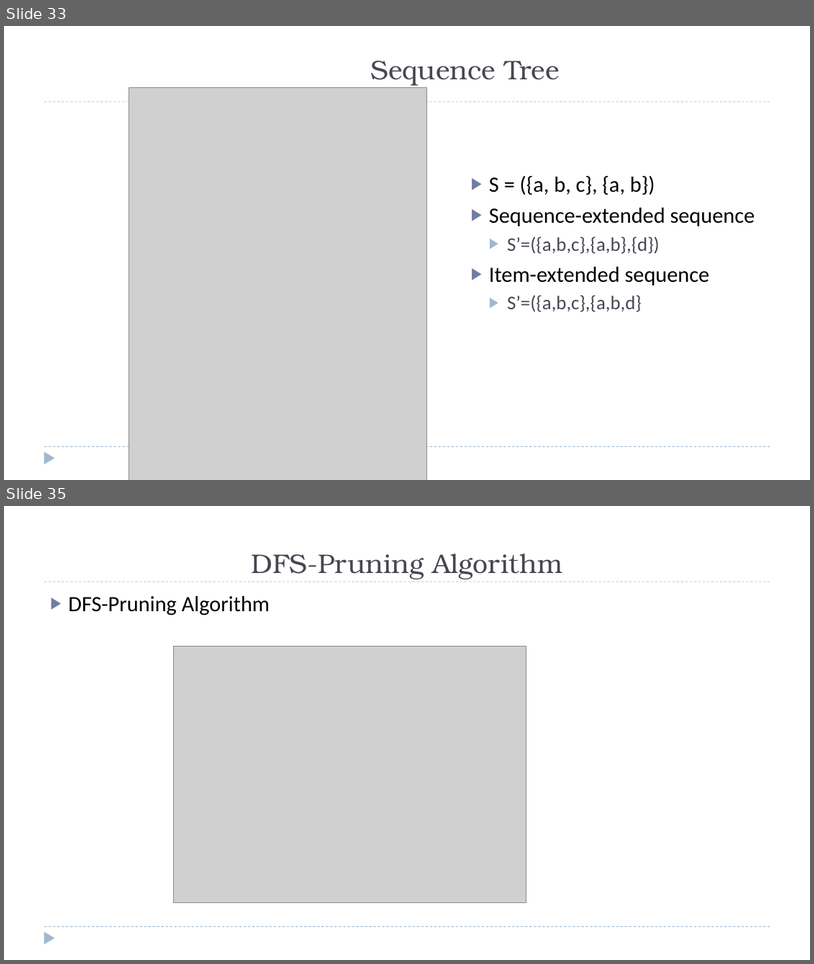
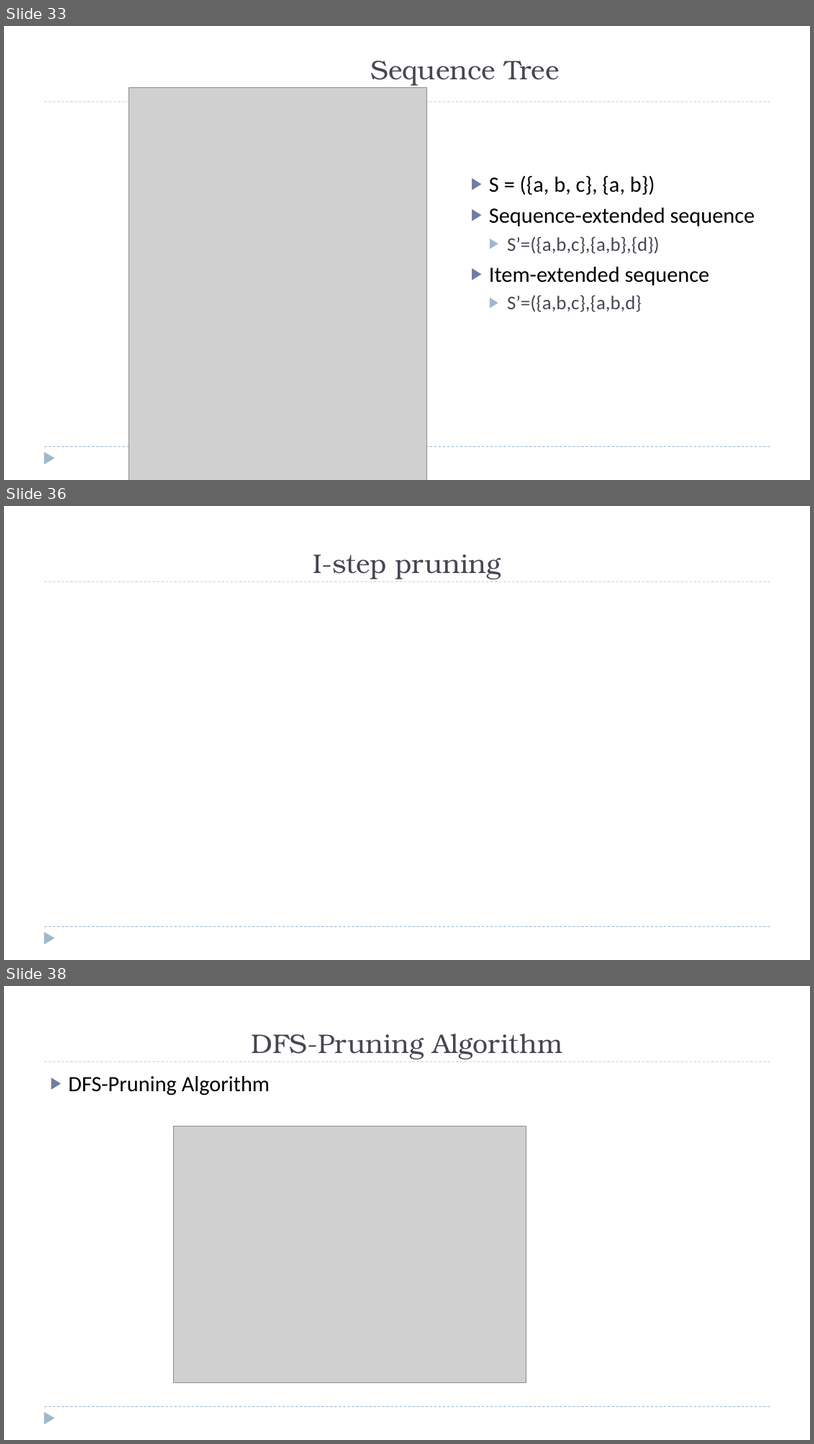
Before and after one commit to zixiaojindao/time-series-survey, a slide deck: slide/tsdm.pptx. Shown one above the other, each under a label of ours: slides 33 and 35 before the commit, slides 33, 36 and 38 after it; the slides between them are not shown. The pictures are 814x964 and 814x1444 pixels, drawn with LibreOffice and Linux fonts; fonts in the diff are those of the drawing; grey boxes stand for pictures. Boxes give left, top, right and bottom in pixels: in the first picture for what was removed or moved away, otherwise in the second. Text is boxed around its words. In the diff, an @@ line names an element or a change of style, - is before the commit and + after.

```diff
--- a/slide/tsdm.pptx
+++ b/slide/tsdm.pptx
@@ slide 36 added at (4,506,810,960), background #FFFFFF; not listed: 3 template elements that a slide beside it also shows @@
@@ title added at (313,554,502,579), 32 pt, text #464653 @@
+I-step pruning
@@ what was slide 35 is now slide 38 @@
```
Also in this commit, not shown: 3 slides changed, 4 other slides added, 1 slide removed.
